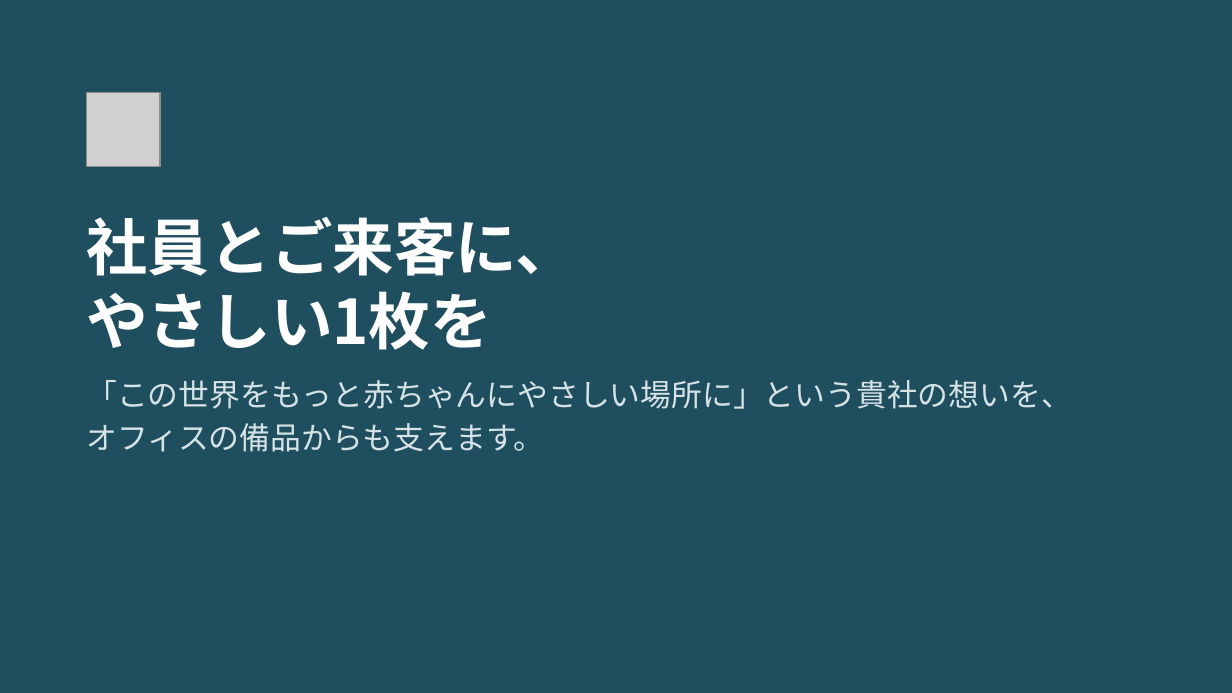
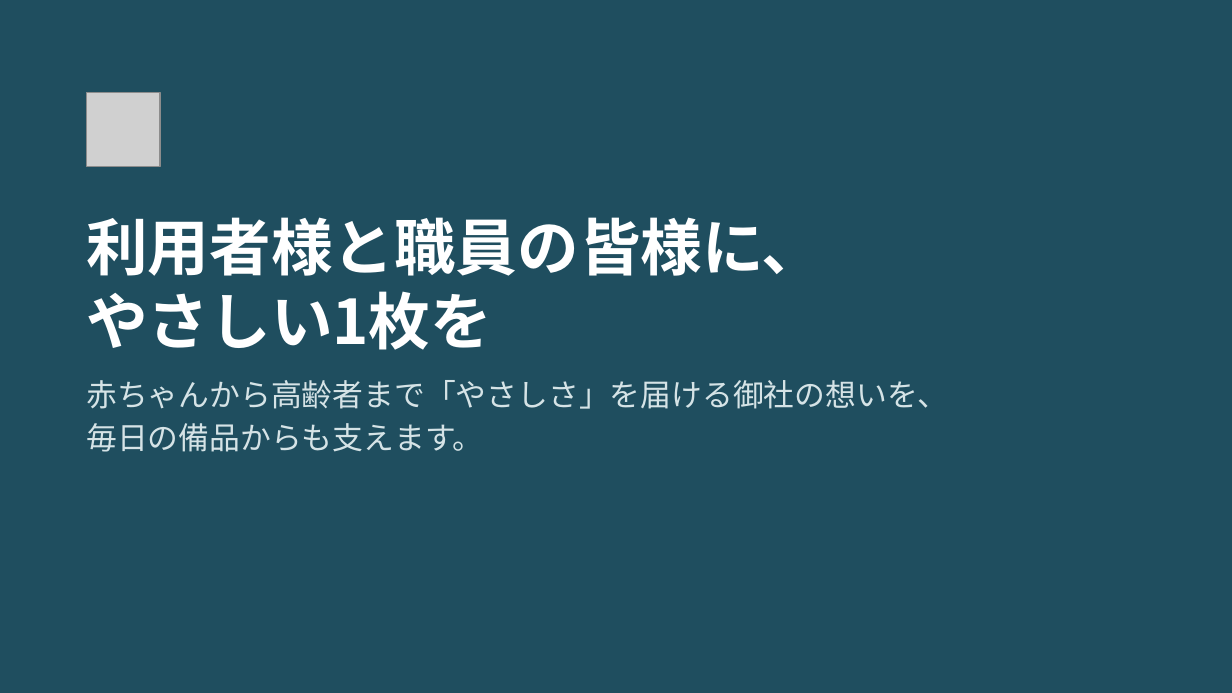
Before and after one commit to ha19870907-a11y/turbo-disco, a slide deck: slide 10 of tissue_sales_roleplay.pptx. Drawn at 1232x693 pixels with LibreOffice and Linux fonts; fonts in the diff are those of the drawing; grey boxes stand for pictures. Boxes give left, top, right and bottom in pixels: in the first picture for what was removed or moved away, otherwise in the second. Text is boxed around its words. In the diff, an @@ line names an element or a change of style, - is before the commit and + after.

```diff
--- a/tissue_sales_roleplay.pptx
+++ b/tissue_sales_roleplay.pptx
@@ title at bbox=[86, 217, 823, 276]: text changed @@
-社員とご来客に、
+利用者様と職員の皆様に、
@@ text at bbox=[86, 380, 948, 452]: text changed @@
-「この世界をもっと赤ちゃんにやさしい場所に」という貴社の想いを、
-オフィスの備品からも支えます。
+赤ちゃんから高齢者まで「やさしさ」を届ける御社の想いを、
+毎日の備品からも支えます。
```
Also in this commit, not shown: 9 other slides changed.
